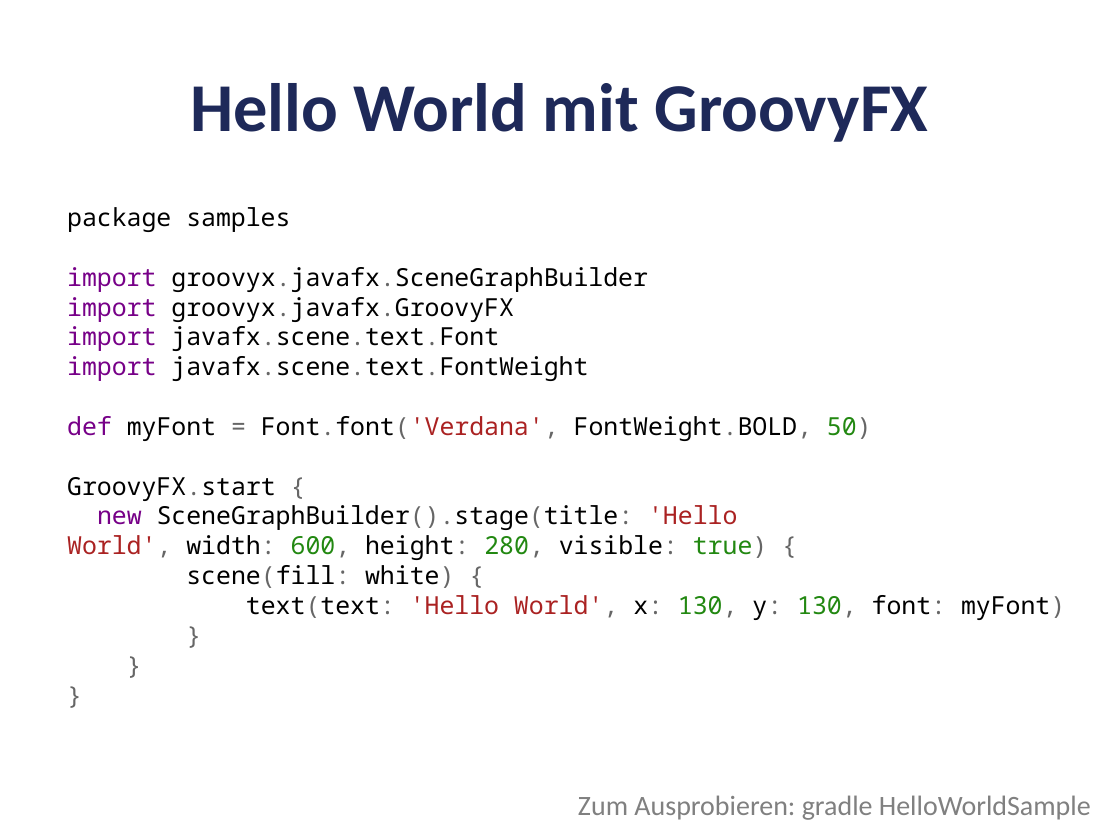
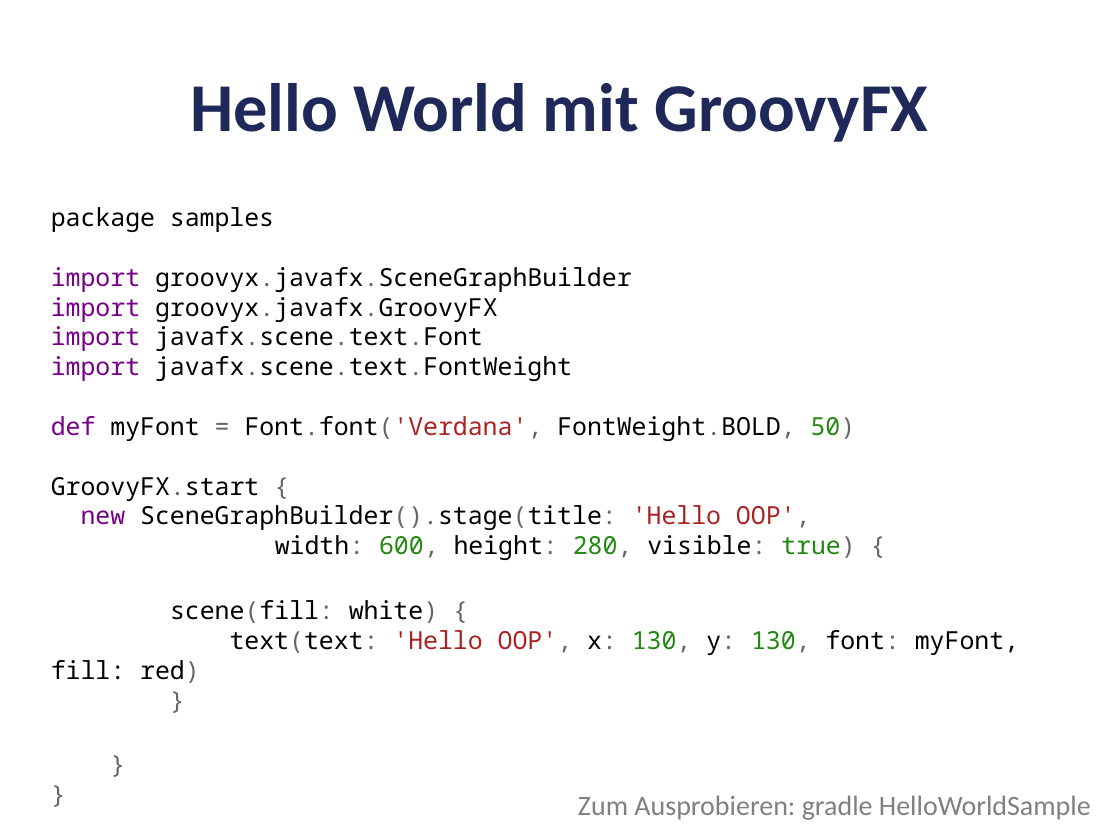
Before and after one commit to codescape/presentations, a slide deck: slide 17 of groovyfx-entfesselt-javafx/groovyfx-oop-2012.pptx (slide 16 before the commit). Drawn at 1120x840 pixels with LibreOffice and Linux fonts; fonts in the diff are those of the drawing; background and template pictures are left out. Boxes give left, top, right and bottom in pixels: in the first picture for what was removed or moved away, otherwise in the second. Text is boxed around its words. In the diff, an @@ line names an element or a change of style, - is before the commit and + after.

Commit message:
added new sample and new slides

```diff
--- a/groovyfx-entfesselt-javafx/groovyfx-oop-2012.pptx
+++ b/groovyfx-entfesselt-javafx/groovyfx-oop-2012.pptx
@@ text at [51,207,1019,683]: text changed @@
-package samples
-import groovyx.javafx.SceneGraphBuilder
-import groovyx.javafx.GroovyFX
-import javafx.scene.text.Font
-import javafx.scene.text.FontWeight
-def myFont = Font.font('Verdana', FontWeight.BOLD, 50)
-GroovyFX.start {
-new SceneGraphBuilder().stage(title: 'Hello World', width: 600, height: 280, visible: true) {
-scene(fill: white) {
-text(text: 'Hello World', x: 130, y: 130, font: myFont)
-}
-}
-}
+package samples
+import groovyx.javafx.SceneGraphBuilder
+import groovyx.javafx.GroovyFX
+import javafx.scene.text.Font
+import javafx.scene.text.FontWeight
+def myFont = Font.font('Verdana', FontWeight.BOLD, 50)
+GroovyFX.start {
+new SceneGraphBuilder().stage(title: 'Hello OOP',
+width: 600, height: 280, visible: true) {
+scene(fill: white) {
+text(text: 'Hello OOP', x: 130, y: 130, font: myFont, fill: red)
+}
+}
+}
```
Also in this commit, not shown: 3 other slides changed, 8 slides added, 3 other files.
